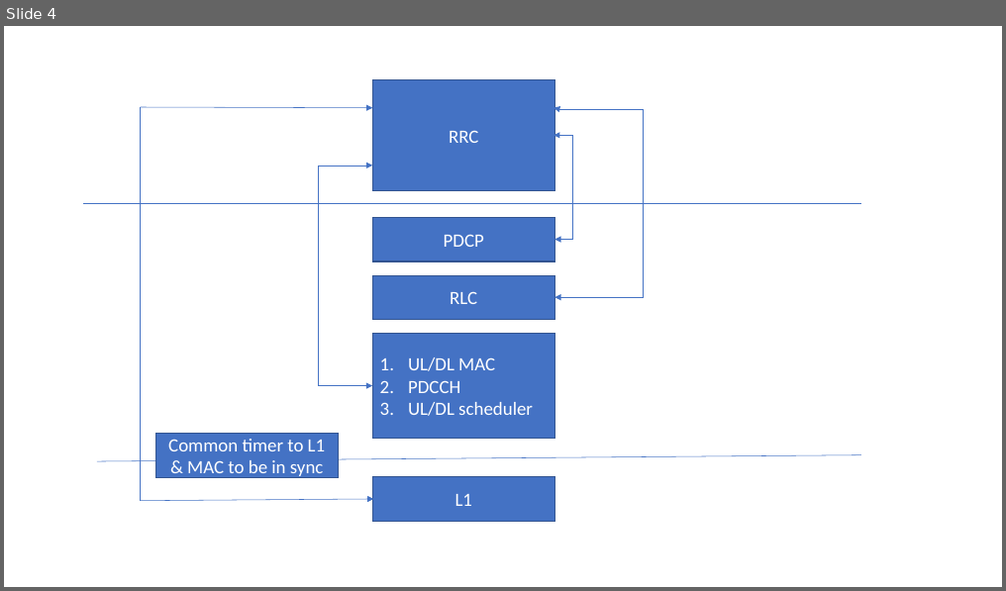
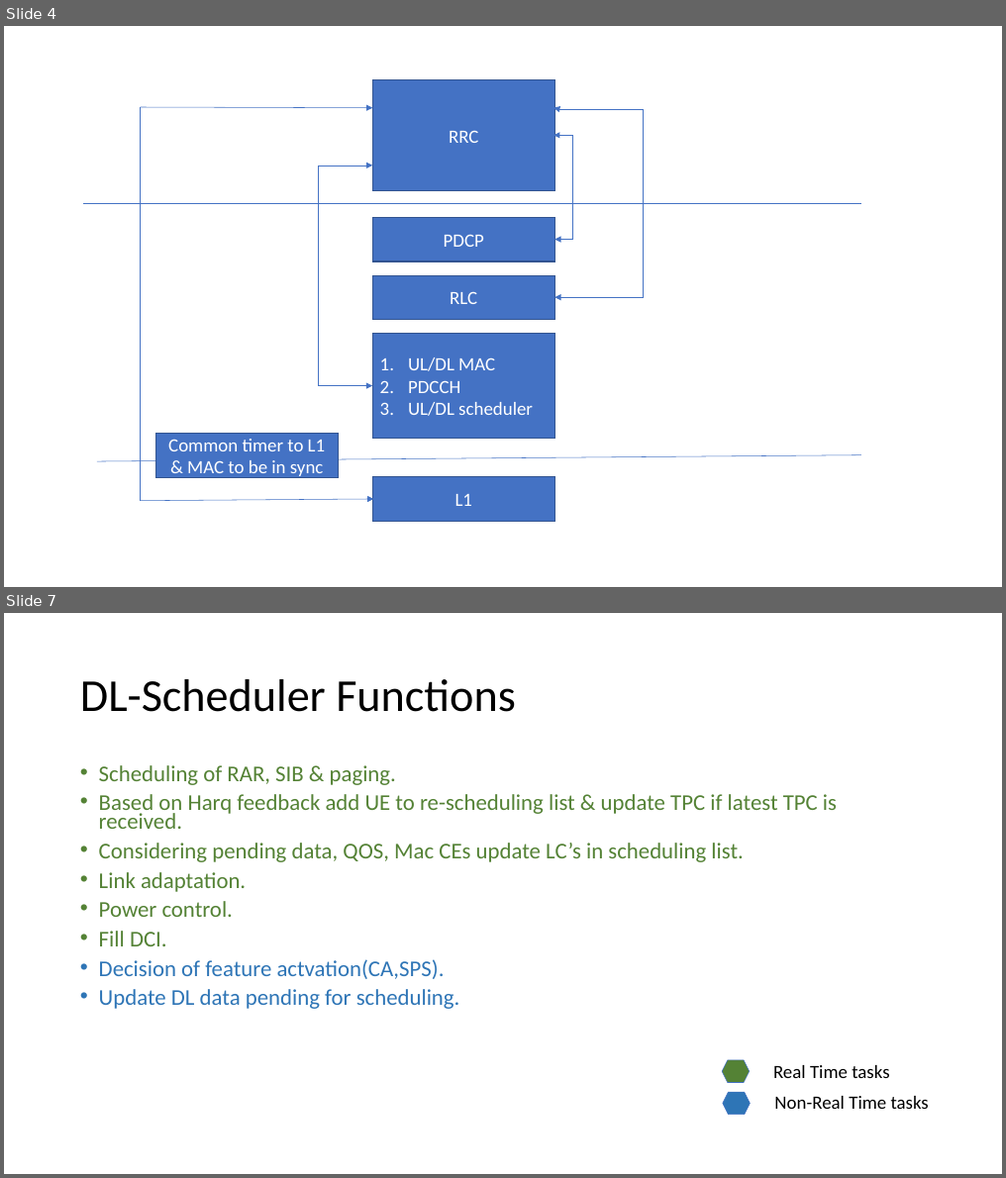
Before and after one commit to BharathTS007/openLteMac, a slide deck: Doc/openlte_MAC_ARCH_.pptx. Shown one above the other, each under a label of ours: slide 4 before the commit, slides 4 and 7 after it; the slides between them are not shown. The pictures are 1006x591 and 1006x1178 pixels, drawn with LibreOffice and Linux fonts; fonts in the diff are those of the drawing. Boxes give left, top, right and bottom in pixels: in the first picture for what was removed or moved away, otherwise in the second. Text is boxed around its words. In the diff, an @@ line names an element or a change of style, - is before the commit and + after.

Commit message:
[framework] adding openLteMac files document
Change description:
    1. Added functionality of openlte modules.
    2. Updated "Time_bounded_processing" slide.

```diff
--- a/Doc/openlte_MAC_ARCH_.pptx
+++ b/Doc/openlte_MAC_ARCH_.pptx
@@ slide 7 added at bbox=[4, 613, 1002, 1174], background #FFFFFF @@
@@ title added at bbox=[80, 679, 516, 712], 44 pt, text #000000 @@
+DL-Scheduler Functions
@@ text added at bbox=[99, 765, 837, 1009], 21.7 pt, text #548235 @@
+• Scheduling of RAR, SIB & paging.
+• Based on Harq feedback add UE to re-scheduling list & update TPC if latest TPC is received.
+• Considering pending data, QOS, Mac CEs update LC’s in scheduling list.
+• Link adaptation.
+• Power control.
+• Fill DCI.
+• Decision of feature actvation(CA,SPS).
+• Update DL data pending for scheduling.
@@ hexagon added at bbox=[722, 1060, 748, 1083], fill #548235, outline #4472C4 0.5 pt @@
@@ text added at bbox=[773, 1065, 889, 1078], 18 pt, text #000000 @@
+Real Time tasks
@@ hexagon added at bbox=[723, 1092, 749, 1115], fill #2E75B6, outline #4472C4 0.5 pt @@
@@ text added at bbox=[774, 1096, 929, 1109], 18 pt, text #000000 @@
+Non-Real Time tasks
```
Also in this commit, not shown: 2 slides changed, 4 other slides added, 1 other file.
